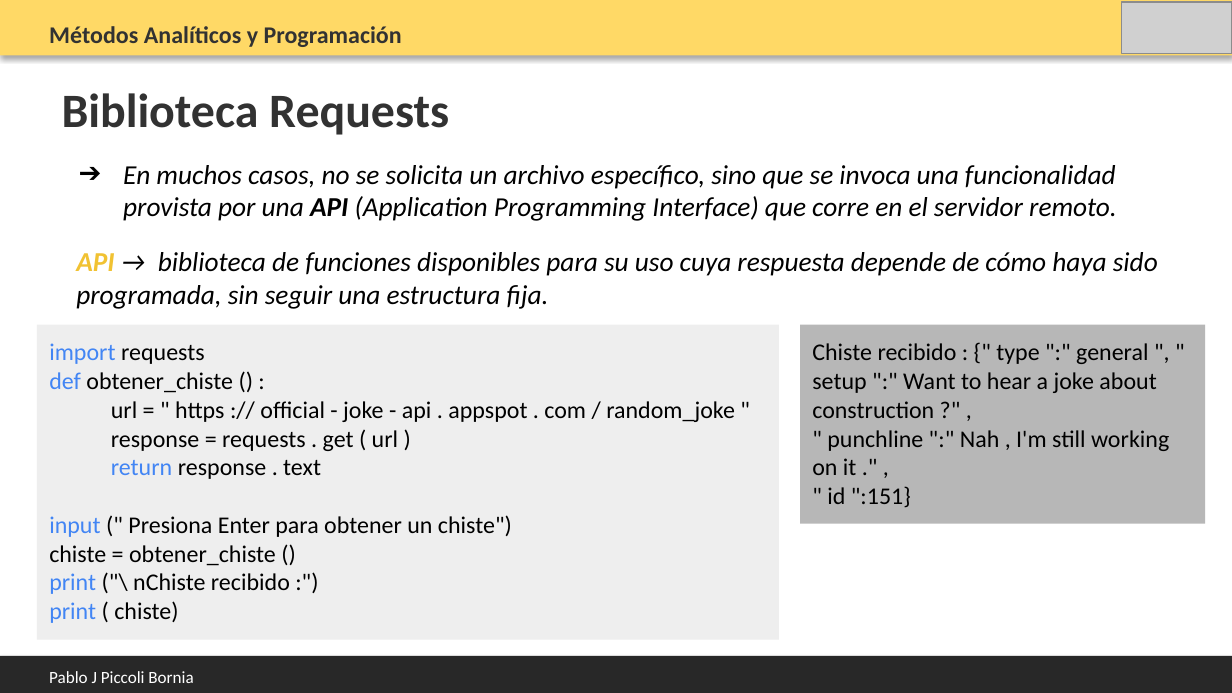
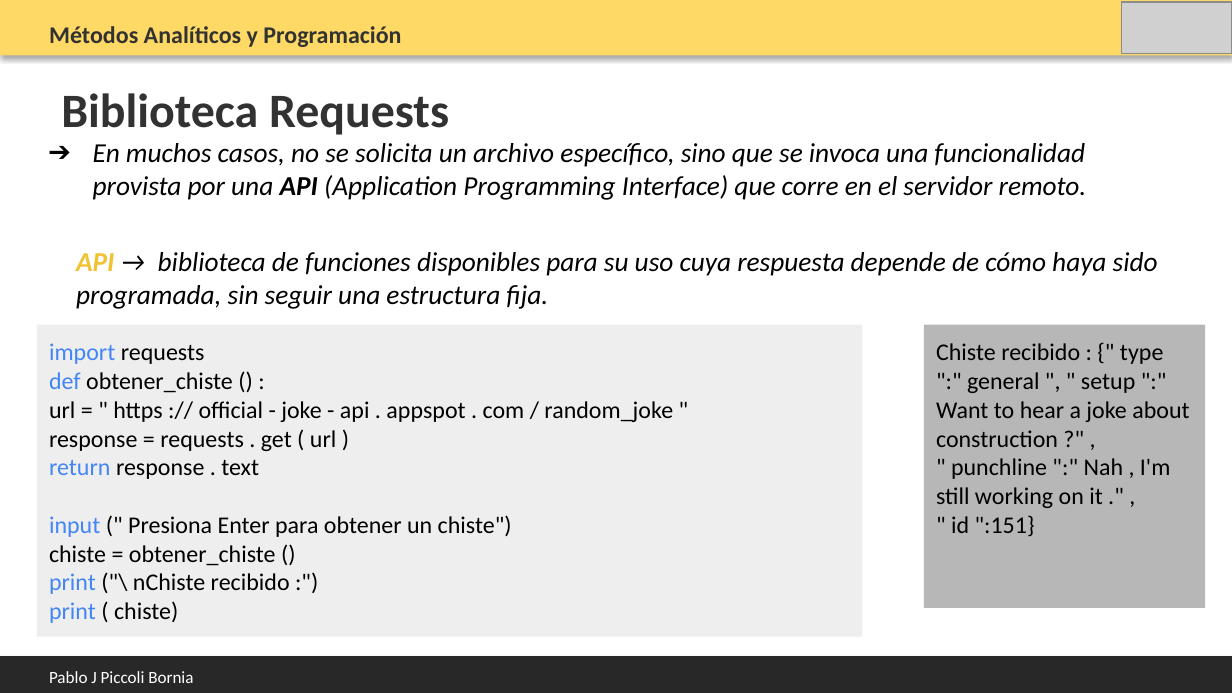
Before and after one commit to PabloPicc/MAyP_2026_1S, a slide deck: slide 13 of clases_teoricas_2026/Clase_13_APIs.pptx. Drawn at 1232x693 pixels with LibreOffice and Linux fonts; fonts in the diff are those of the drawing; grey boxes stand for pictures. Boxes give left, top, right and bottom in pixels: in the first picture for what was removed or moved away, otherwise in the second. Text is boxed around its words. In the diff, an @@ line names an element or a change of style, - is before the commit and + after.

```diff
--- a/clases_teoricas_2026/Clase_13_APIs.pptx
+++ b/clases_teoricas_2026/Clase_13_APIs.pptx
@@ text "En muchos casos, no se ...": place and size @@
-text "En muchos casos, no se ..." at bbox=[123, 165, 1117, 221]
+text "En muchos casos, no se ..." at bbox=[93, 143, 1087, 200]
@@ rectangle "import requests": place and size @@
-rectangle "import requests" at bbox=[37, 324, 779, 639]
+rectangle "import requests" at bbox=[37, 324, 862, 636]
@@ rectangle "import requests" at bbox=[37, 324, 862, 636]: indent changed @@
@@ rectangle "Chiste recibido : {" type ...": place and size @@
-rectangle "Chiste recibido : {" type ..." at bbox=[800, 324, 1205, 524]
+rectangle "Chiste recibido : {" type ..." at bbox=[924, 324, 1205, 607]
```
Also in this commit, not shown: 9 other slides changed, 7 other files.
